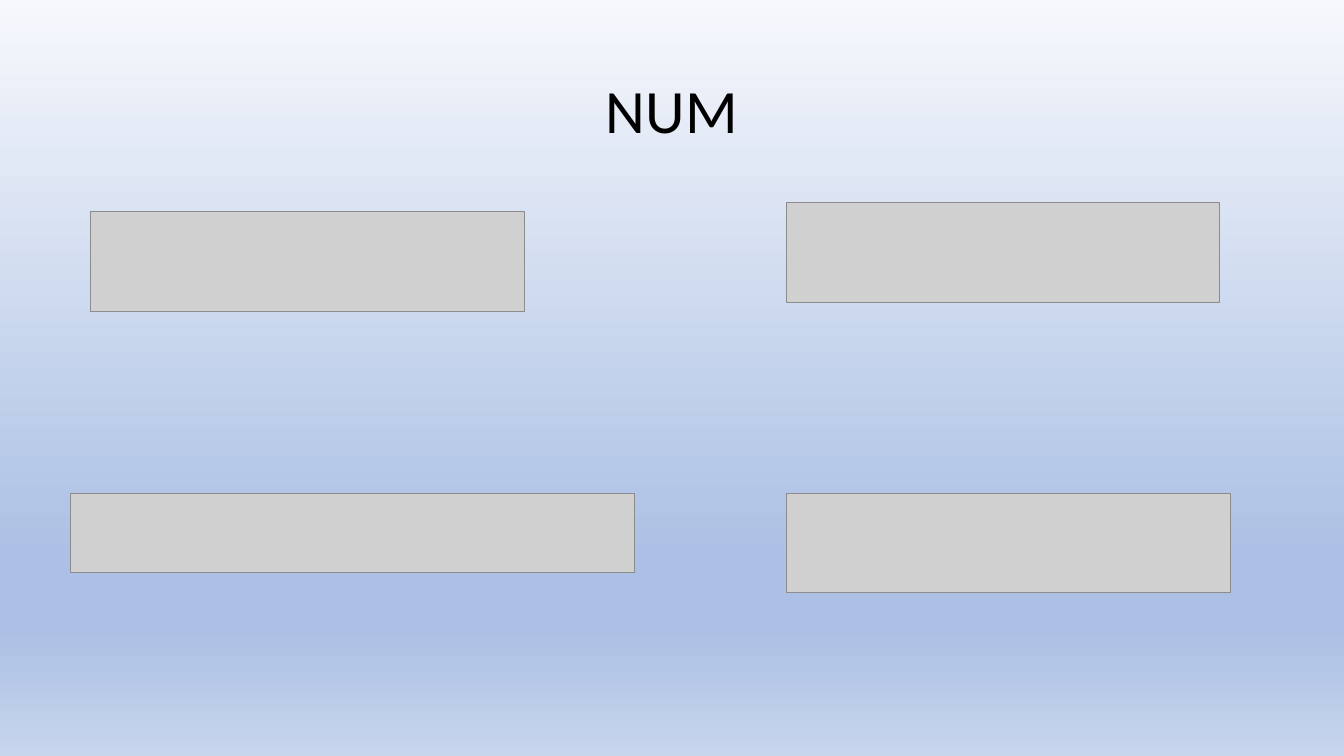
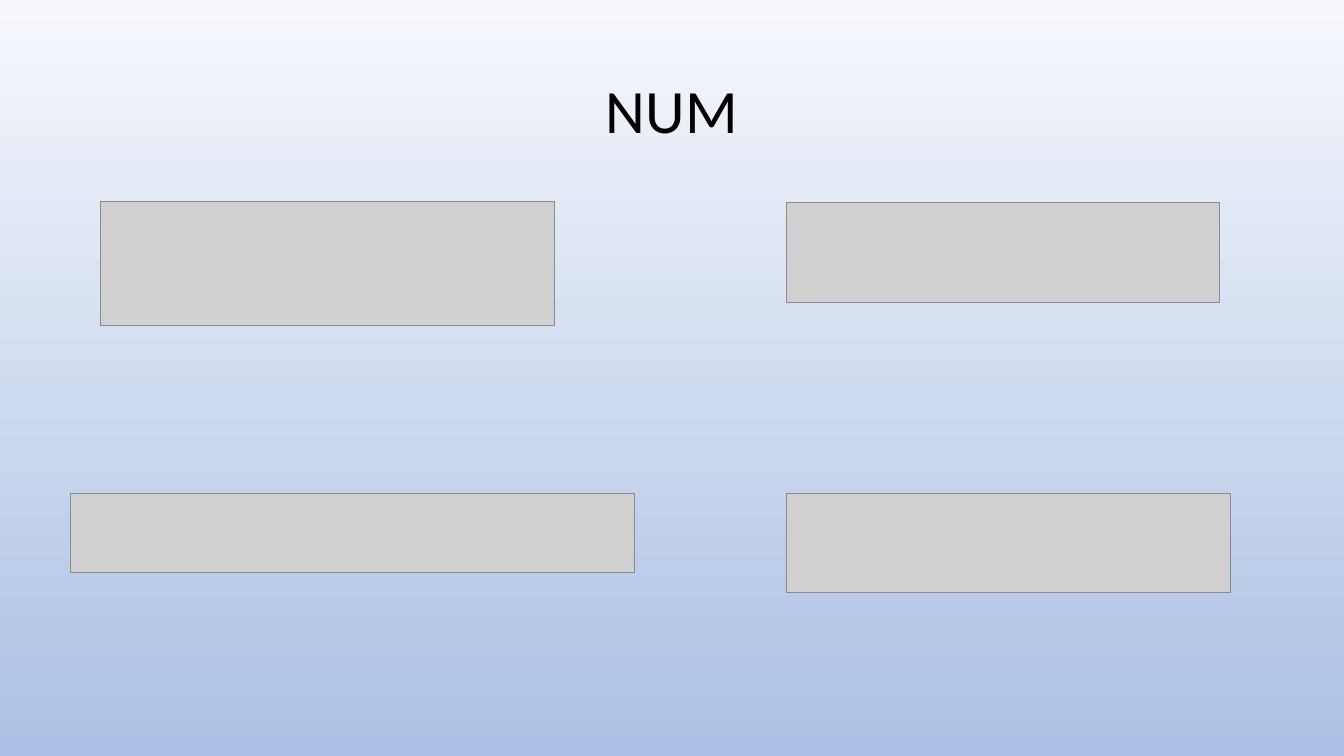
Before and after one commit to stevester94/CSC201_Project, a slide deck: slide 15 of Project2.pptx. Drawn at 1344x756 pixels with LibreOffice and Linux fonts; fonts in the diff are those of the drawing; grey boxes stand for pictures. Boxes give left, top, right and bottom in pixels: in the first picture for what was removed or moved away, otherwise in the second. Text is boxed around its words. In the diff, an @@ line names an element or a change of style, - is before the commit and + after.

```diff
--- a/Project2.pptx
+++ b/Project2.pptx
@@ background gradient #F6F8FC to #ABC0E4 to #C7D5ED to gradient #F6F8FC to #ABC0E4 @@
@@ picture: place and size @@
-picture at box(91, 212, 524, 312)
+picture at box(101, 202, 555, 326)
```
Also in this commit, not shown: 33 other slides changed, 1 other file.
